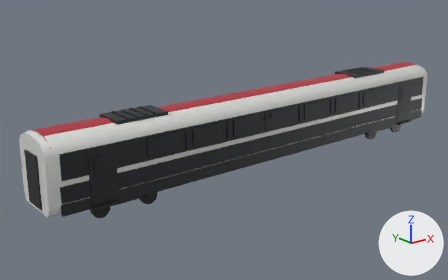
The glTF model public/models/railjet-lab/blender/railjet-nextgen-restaurant.glb, before and after one commit.
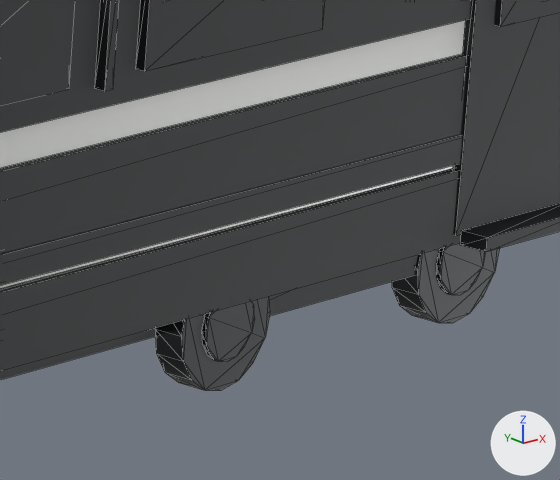
The first picture shows the older version from a 50 mm lens placed at (-22.4, -24.4, 11.6), pointed at (-1.9, 1.2, 1.4). The close-ups show the older and then the newer version on the part from 78% to 91% of the width and 35% to 53% of the height of that picture. Only the edits that show in the close-ups are written down. Lighting does not change. The marker at lower right points along +X, +Y and +Z. The close-ups show mesh edges as thin lines. Where no turn or scale is listed for an object, it has been applied to the vertices.

The first close-up shows 'restaurant_black_window_ribbon_-1', 'restaurant_bogie_b_brake_disc_-1_0', 'restaurant_bogie_b_brake_disc_-1_1', 'restaurant_bogie_b_sideframe_-1', 'restaurant_bogie_b_wheel_-1_0', 'restaurant_bogie_b_wheel_-1_1', 'restaurant_dark_skirt_-1', 'restaurant_door_step_-1_1', 'restaurant_lofted_body', 'restaurant_red_sill_-1', 'restaurant_silver_flank_-1', 'restaurant_wide_door_-1_1', 'restaurant_window_-1_5', 'restaurant_window_-1_6' and 3 more.
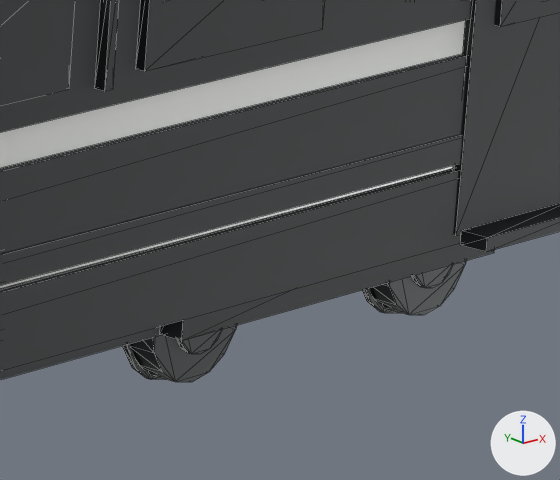
Location of each change, [x1, y1, x2, y2] in pixels of the close-ups (560 x 480 px):
'restaurant_bogie_b_wheel_-1_0', moved: before [155, 296, 270, 390]; after [130, 325, 237, 382]
'restaurant_bogie_b_wheel_-1_1', moved: before [392, 248, 500, 323]; after [369, 261, 466, 315]
'restaurant_bogie_b_brake_disc_-1_0', moved: before [202, 301, 254, 362]; after [177, 329, 223, 354]
'restaurant_bogie_b_brake_disc_-1_1', moved: before [436, 243, 485, 295]; after [412, 264, 454, 288]
'restaurant_bogie_b_flange_-1_0', added: after [123, 344, 168, 380]
'restaurant_bogie_b_flange_-1_1', added (mostly hidden): after [362, 288, 401, 313]

The change, as a diff of the scene's bpy script:
```diff
--- a/public/models/railjet-lab/blender/railjet-nextgen-restaurant.glb.py
+++ b/public/models/railjet-lab/blender/railjet-nextgen-restaurant.glb.py
@@ ob_restaurant_bogie_b_brake_disc__1_0 @@
 ob_restaurant_bogie_b_brake_disc__1_0.parent = ob_restaurant_bogie_b
-ob_restaurant_bogie_b_brake_disc__1_0.location = (-1.25, -1.085, 0.46)
+ob_restaurant_bogie_b_brake_disc__1_0.location = (-1.25, -0.863, 0.46)
 ob_restaurant_bogie_b_brake_disc__1_0.rotation_euler = (1.571, 0.0, 0.0)  # degrees (90, 0, 0)
@@ ob_restaurant_bogie_b_brake_disc__1_1 @@
 ob_restaurant_bogie_b_brake_disc__1_1.parent = ob_restaurant_bogie_b
-ob_restaurant_bogie_b_brake_disc__1_1.location = (1.25, -1.085, 0.46)
+ob_restaurant_bogie_b_brake_disc__1_1.location = (1.25, -0.863, 0.46)
 ob_restaurant_bogie_b_brake_disc__1_1.rotation_euler = (1.571, 0.0, 0.0)  # degrees (90, 0, 0)
@@ ob_restaurant_bogie_b_wheel__1_0 @@
 ob_restaurant_bogie_b_wheel__1_0.parent = ob_restaurant_bogie_b
-ob_restaurant_bogie_b_wheel__1_0.location = (-1.25, -0.96, 0.46)
+ob_restaurant_bogie_b_wheel__1_0.location = (-1.25, -0.718, 0.46)
 ob_restaurant_bogie_b_wheel__1_0.rotation_euler = (1.571, 0.0, 0.0)  # degrees (90, 0, 0)
@@ ob_restaurant_bogie_b_wheel__1_1 @@
 ob_restaurant_bogie_b_wheel__1_1.parent = ob_restaurant_bogie_b
-ob_restaurant_bogie_b_wheel__1_1.location = (1.25, -0.96, 0.46)
+ob_restaurant_bogie_b_wheel__1_1.location = (1.25, -0.718, 0.46)
 ob_restaurant_bogie_b_wheel__1_1.rotation_euler = (1.571, 0.0, 0.0)  # degrees (90, 0, 0)
@@ ob_restaurant_bogie_b_flange__1_1 @@
+ob_restaurant_bogie_b_flange__1_1 = bpy.data.objects.new('restaurant_bogie_b_flange_-1_1', me_rj_unitcylinder_16)
+ob_restaurant_bogie_b_flange__1_1.parent = ob_restaurant_bogie_b
+ob_restaurant_bogie_b_flange__1_1.location = (1.25, -0.613, 0.46)
+ob_restaurant_bogie_b_flange__1_1.rotation_euler = (1.571, 0.0, 0.0)  # degrees (90, 0, 0)
+ob_restaurant_bogie_b_flange__1_1.scale = (0.984, 0.984, 0.035)
@@ ob_restaurant_bogie_b_flange__1_0 @@
+ob_restaurant_bogie_b_flange__1_0 = bpy.data.objects.new('restaurant_bogie_b_flange_-1_0', me_rj_unitcylinder_16)
+ob_restaurant_bogie_b_flange__1_0.parent = ob_restaurant_bogie_b
+ob_restaurant_bogie_b_flange__1_0.location = (-1.25, -0.613, 0.46)
+ob_restaurant_bogie_b_flange__1_0.rotation_euler = (1.571, 0.0, 0.0)  # degrees (90, 0, 0)
+ob_restaurant_bogie_b_flange__1_0.scale = (0.984, 0.984, 0.035)
```
